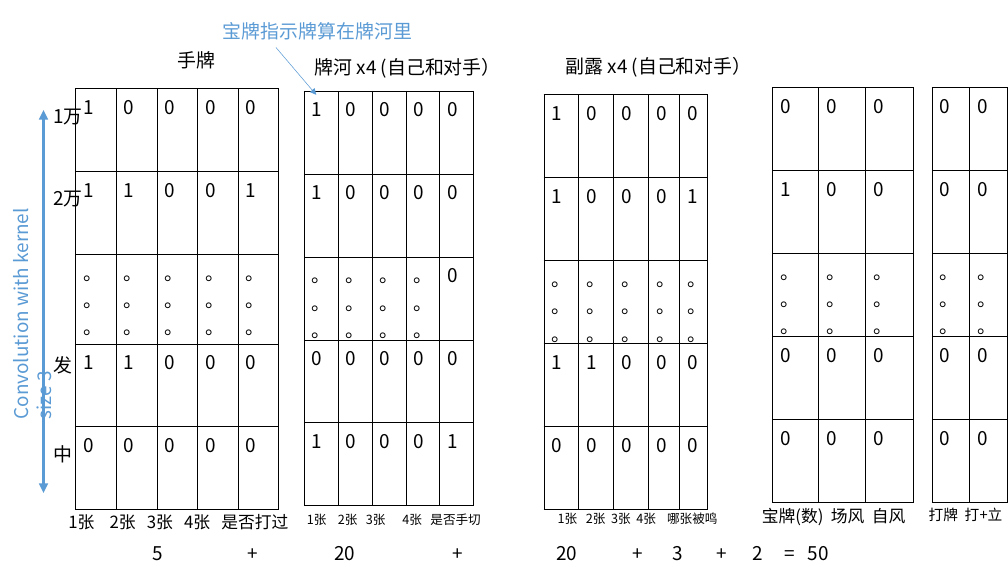
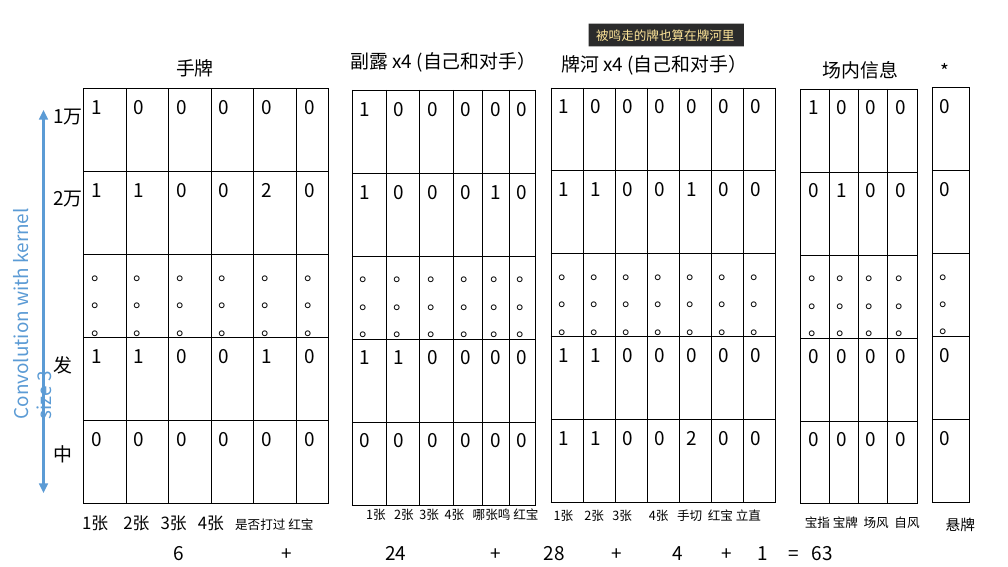
Before and after one commit to zyr17/mahjong, a slide deck: slide 3 of AI/FrostVer3.pptx. Drawn at 1008x567 pixels with LibreOffice and Linux fonts; fonts in the diff are those of the drawing. Boxes give left, top, right and bottom in pixels: in the first picture for what was removed or moved away, otherwise in the second. Text is boxed around its words. In the diff, an @@ line names an element or a change of style, - is before the commit and + after.

```diff
--- a/AI/FrostVer3.pptx
+++ b/AI/FrostVer3.pptx
@@ text removed at [223, 22, 412, 40] @@
-宝牌指示牌算在牌河里
@@ rectangle added at [589, 23, 744, 46], fill #2B2B2B, 12 pt, text #FFE699 @@
+被鸣走的牌也算在牌河里
@@ text "手牌": place and size @@
-text "手牌" at [177, 51, 215, 69]
+text "手牌" at [176, 59, 214, 77]
@@ arrow removed from (276, 48) to (316, 95) @@
@@ text "副露 x4 (自己和对手）": place and size @@
-text "副露 x4 (自己和对手）" at [566, 57, 752, 77]
+text "副露 x4 (自己和对手）" at [351, 52, 537, 72]
@@ text "牌河 x4 (自己和对手）": place and size @@
-text "牌河 x4 (自己和对手）" at [315, 58, 501, 78]
+text "牌河 x4 (自己和对手）" at [561, 55, 747, 75]
@@ text added at [921, 56, 1008, 86], 18 pt, text #000000 @@
+*
@@ table at [84, 88, 327, 504] @@
-column 5: 0 | 1 | 。 / 。 / 。 | 0 | 0
+column 5: 0 | 2 | 。 / 。 / 。 | 1 | 0
+column 6: 0 | 0 | 。 / 。 / 。 | 0 | 0
@@ table: place and size @@
-table at [76, 88, 280, 504]
+table at [84, 88, 327, 504]
@@ table at [551, 88, 774, 503] @@
-column 1: 1 | 1 | 。 / 。 / 。 | 0 | 1
+column 1: 1 | 1 | 。 / 。 / 。 | 1 | 1
+column 2: 0 | 1 | 。 / 。 / 。 | 1 | 1
+column 5: 0 | 1 | 。 / 。 / 。 | 0 | 2
-column 7, row 3: 0
+column 7, row 3: 。 / 。 / 。
-column 7, row 5: 1
+column 7, row 5: 0
@@ table: place and size @@
-table at [305, 91, 475, 507]
+table at [551, 88, 774, 503]
@@ table at [801, 89, 917, 504] @@
+column 1: 1 | 0 | 。 / 。 / 。 | 0 | 0
@@ table: place and size @@
-table at [773, 88, 913, 503]
+table at [801, 89, 917, 504]
@@ text added at [822, 61, 898, 79], 18 pt, text #000000 @@
+场内信息
@@ table at [932, 88, 970, 503] @@
-column 2: 0 | 0 | 。 / 。 / 。 | 0 | 0
@@ table: place and size @@
-table at [932, 88, 1008, 503]
+table at [932, 88, 970, 503]
@@ table at [352, 91, 535, 506] @@
+column 6: 0 | 0 | 。 / 。 / 。 | 0 | 0
@@ table: place and size @@
-table at [544, 95, 707, 510]
+table at [352, 91, 535, 506]
@@ text at [366, 508, 538, 520]: text changed @@
-1张 2张 3张 4张 哪张被鸣
+1张 2张 3张 4张 哪张鸣 红宝
@@ text at [554, 509, 761, 521]: text changed @@
-1张 2张 3张 4张 是否手切
+1张 2张 3张 4张 手切 红宝 立直
@@ text at [82, 515, 313, 531]: text changed @@
-1张 2张 3张 4张 是否打过
+1张 2张 3张 4张 是否打过 红宝
@@ text at [805, 516, 919, 528]: text changed; size 16 to 12 pt @@
-宝牌(数) 场风 自风
+宝指 宝牌 场风 自风
@@ text at [946, 517, 975, 531]: text changed @@
-打牌 打+立
+悬牌
@@ text at [174, 546, 833, 561]: text changed @@
-5 + 20 + 20 + 3 + 2 = 50
+6 + 24 + 28 + 4 + 1 = 63
```
Also in this commit, not shown: 2 other slides changed, 1 slide added, 1 other file.
